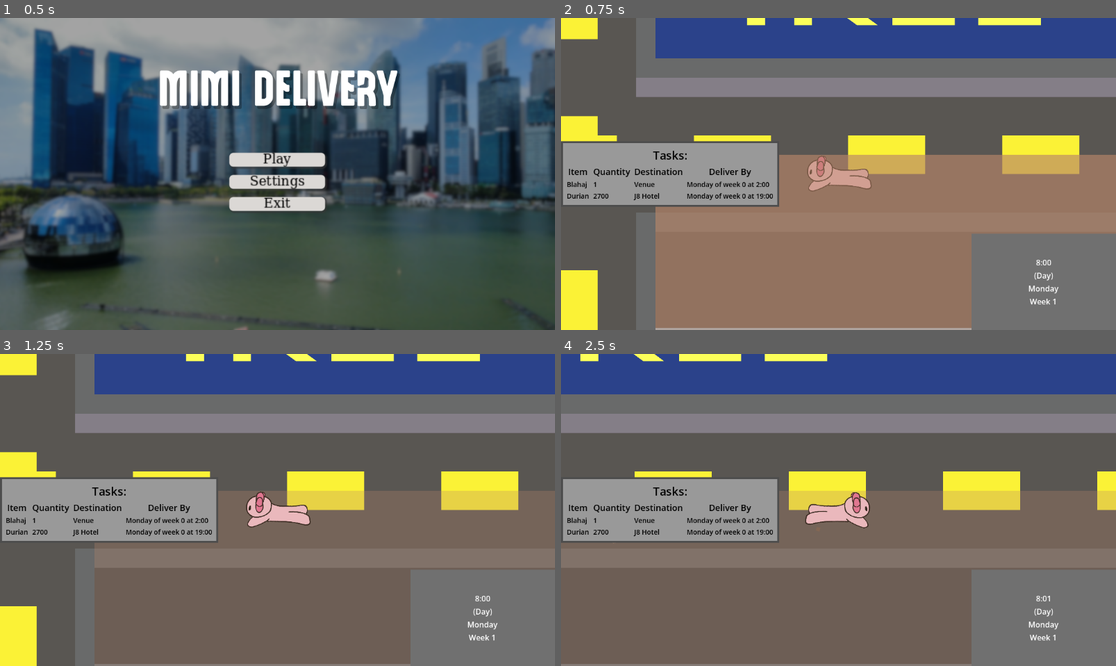
Above: before the commit, frames 1-4 (two rows, left to right).
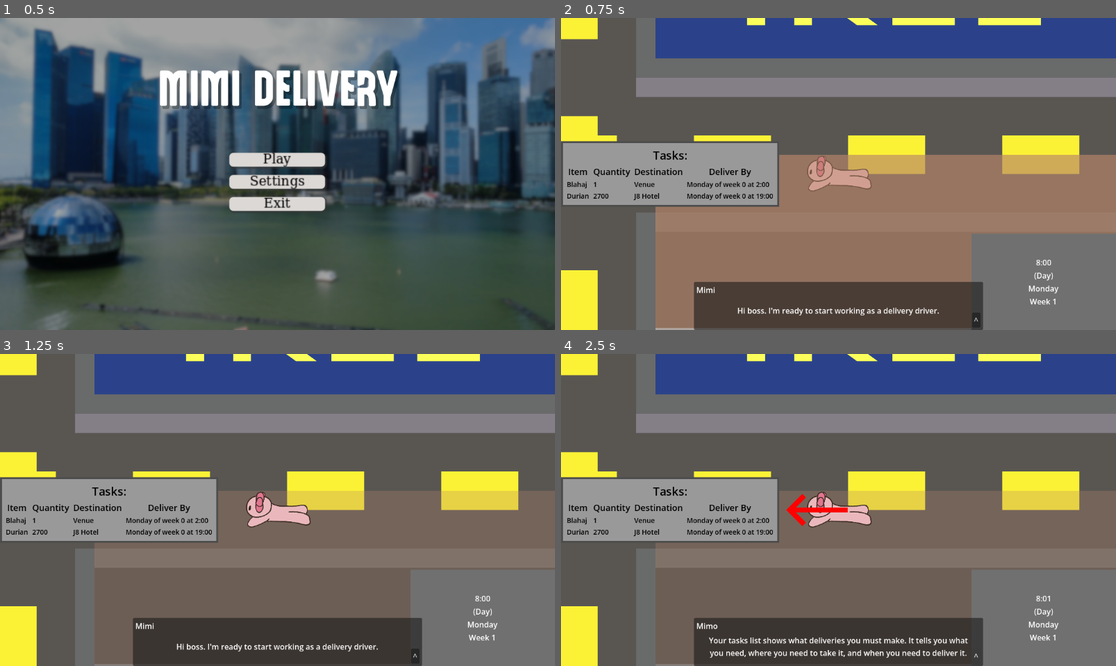
Above: after the commit, the same moments.

Repository: Glitch752/mimiDelivery
Game: Godot game, scene res://scenes/Menu.tscn
Same seed, same stepped clock (60 frames per second), same inputs: the game is played once before the commit and once after it.
Inputs (mouse positions are in pixels of both pictures, inside the frame that each line leads up to):
- Up to frame 1 (0.5 s): no input
- Up to frame 2 (0.75 s): click "Play" at 0.5 s
- Up to frame 3 (1.25 s): no input
- Up to frame 4 (2.5 s): click (977, 656) at 1.25 s, where only the run after the commit has a clickable "^"; tap Enter (next, bound only after the commit) at 2 s; hold D (right) from 2.03 s (still down); hold Enter (next, bound only after the commit) from 2.03 s (still down)

Frame 1 is identical in both runs. In frame 2, 8.0% of the frame differs, in the area x 23-77%, y 84-100%; in frame 3, 7.9%; in frame 4, 22%, in the area x 0-100%, y 0-100%.

Commit message:
Add More Dialogue
Expanded the dialogue, added it to the UI overlay, added tutorial elements to the intro dialogue

Diff:
--- a/dialogue.gd
+++ b/dialogue.gd
@@ -4,10 +4,15 @@
 @export var speaker: String
 @export var speach: String
 @export var next_dialogue: Dialogue
+@export var highlight_tasks: bool
+@export var highlight_time: bool
 
 
 func _init(p_speaker: String = "", p_speach: String = "",
-		p_next_dialogue: Dialogue = null) -> void:
+		p_next_dialogue: Dialogue = null, p_highlight_tasks: bool = false,
+		p_highlight_time: bool = false) -> void:
 	speaker = p_speaker
 	speach = p_speach
 	next_dialogue = p_next_dialogue
+	highlight_tasks = p_highlight_tasks
+	highlight_time = p_highlight_time
--- /dev/null
+++ b/dialogues/fifth_dialogue.tres
@@ -0,0 +1,12 @@
+[gd_resource type="Resource" script_class="Dialogue" format=3 uid="uid://8l8yhkihf7xc"]
+
+[ext_resource type="Script" uid="uid://55o782g00u5n" path="res://dialogue.gd" id="1_7546n"]
+[ext_resource type="Resource" uid="uid://dujb6ddjlcb3j" path="res://dialogues/sixth_dialogue.tres" id="1_l3heh"]
+
+[resource]
+script = ExtResource("1_7546n")
+speaker = "Mimo"
+speach = "Your tasks list shows what deliveries you must make. It tells you what you need, where you need to take it, and when you need to deliver it."
+next_dialogue = ExtResource("1_l3heh")
+highlight_tasks = true
+metadata/_custom_type_script = "uid://55o782g00u5n"
--- a/dialogues/first_dialogue.tres
+++ b/dialogues/first_dialogue.tres
@@ -6,6 +6,6 @@
 [resource]
 script = ExtResource("1_1ejnp")
 speaker = "Mimi"
-speach = "Hi boss.I'm ready to start working as a delivery driver"
+speach = "Hi boss. I'm ready to start working as a delivery driver."
 next_dialogue = ExtResource("1_vyp8q")
 metadata/_custom_type_script = "uid://55o782g00u5n"
--- /dev/null
+++ b/dialogues/fourth_dialogue.tres
@@ -0,0 +1,11 @@
+[gd_resource type="Resource" script_class="Dialogue" format=3 uid="uid://eh3hlounrg4o"]
+
+[ext_resource type="Script" uid="uid://55o782g00u5n" path="res://dialogue.gd" id="1_otcdb"]
+[ext_resource type="Resource" uid="uid://8l8yhkihf7xc" path="res://dialogues/fifth_dialogue.tres" id="1_ro2m0"]
+
+[resource]
+script = ExtResource("1_otcdb")
+speaker = "Mimo"
+speach = "Just remember to pay attention to what you need to be doing."
+next_dialogue = ExtResource("1_ro2m0")
+metadata/_custom_type_script = "uid://55o782g00u5n"
--- a/dialogues/second_dialogue.tres
+++ b/dialogues/second_dialogue.tres
@@ -1,9 +1,11 @@
 [gd_resource type="Resource" script_class="Dialogue" format=3 uid="uid://c72f35ejj1ygm"]
 
 [ext_resource type="Script" uid="uid://55o782g00u5n" path="res://dialogue.gd" id="1_0tke0"]
+[ext_resource type="Resource" uid="uid://bgw7dxv82uw3m" path="res://dialogues/third_dialogue.tres" id="1_35n0b"]
 
 [resource]
 script = ExtResource("1_0tke0")
 speaker = "Mimo"
-speach = "Great. You better get to work. If you can't make your deliveries on time, you'll be fired"
+speach = "Great. You better get to work. If you can't make your deliveries on time, you'll be fired."
+next_dialogue = ExtResource("1_35n0b")
 metadata/_custom_type_script = "uid://55o782g00u5n"
--- /dev/null
+++ b/dialogues/seventh_dialogue.tres
@@ -0,0 +1,9 @@
+[gd_resource type="Resource" script_class="Dialogue" format=3 uid="uid://d2yhmucn5ootx"]
+
+[ext_resource type="Script" uid="uid://55o782g00u5n" path="res://dialogue.gd" id="2_ivio4"]
+
+[resource]
+script = ExtResource("2_ivio4")
+speaker = "Mimi"
+speach = "I will not fail!"
+metadata/_custom_type_script = "uid://55o782g00u5n"
--- /dev/null
+++ b/dialogues/sixth_dialogue.tres
@@ -0,0 +1,12 @@
+[gd_resource type="Resource" script_class="Dialogue" format=3 uid="uid://dujb6ddjlcb3j"]
+
+[ext_resource type="Resource" uid="uid://d2yhmucn5ootx" path="res://dialogues/seventh_dialogue.tres" id="1_7dpdo"]
+[ext_resource type="Script" uid="uid://55o782g00u5n" path="res://dialogue.gd" id="1_74na5"]
+
+[resource]
+script = ExtResource("1_74na5")
+speaker = "Mimo"
+speach = "You need to pay attention to the time to know how long you have to complete your deliveries."
+next_dialogue = ExtResource("1_7dpdo")
+highlight_time = true
+metadata/_custom_type_script = "uid://55o782g00u5n"
--- /dev/null
+++ b/dialogues/third_dialogue.tres
@@ -0,0 +1,11 @@
+[gd_resource type="Resource" script_class="Dialogue" format=3 uid="uid://bgw7dxv82uw3m"]
+
+[ext_resource type="Resource" uid="uid://eh3hlounrg4o" path="res://dialogues/fourth_dialogue.tres" id="1_71npj"]
+[ext_resource type="Script" uid="uid://55o782g00u5n" path="res://dialogue.gd" id="1_eho33"]
+
+[resource]
+script = ExtResource("1_eho33")
+speaker = "Mimi"
+speach = "I won't let you down!"
+next_dialogue = ExtResource("1_71npj")
+metadata/_custom_type_script = "uid://55o782g00u5n"
--- a/project.godot
+++ b/project.godot
@@ -78,6 +78,11 @@
 "events": [Object(InputEventKey,"resource_local_to_scene":false,"resource_name":"","device":-1,"window_id":0,"alt_press …(192 unchanged characters)…
 ]
 }
+next={
+"deadzone": 0.2,
+"events": [Object(InputEventKey,"resource_local_to_scene":false,"resource_name":"","device":-1,"window_id":0,"alt_pressed":false,"shift_pressed":false,"ctrl_pressed":false,"meta_pressed":false,"pressed":false,"keycode":0,"physical_keycode":0,"key_label":4194309,"unicode":0,"location":0,"echo":false,"script":null)
+]
+}
 
 [physics]
 
--- a/scenes/intro.tscn
+++ b/scenes/intro.tscn
@@ -1,6 +1,6 @@
 [gd_scene format=3 uid="uid://dx2pp7a303jmf"]
 
-[ext_resource type="Script" uid="uid://behesbyjhese8" path="res://scenes/intro.gd" id="1_ioskq"]
+[ext_resource type="Script" uid="uid://behesbyjhese8" path="res://scripts/intro.gd" id="1_ioskq"]
 [ext_resource type="Resource" uid="uid://ddf7fcxvrcfa8" path="res://dialogues/first_dialogue.tres" id="2_yjqpq"]
 
 [node name="Intro" type="Control" unique_id=1368636052 node_paths=PackedStringArray("speaker_label", "speach_label", "next_button")]
--- a/scenes/mainCharacter.tscn
+++ b/scenes/mainCharacter.tscn
@@ -6,6 +6,7 @@
 [ext_resource type="PackedScene" uid="uid://c6isidgrp4hl7" path="res://scenes/time_display.tscn" id="4_gff5m"]
 [ext_resource type="Texture2D" uid="uid://bs12ci2q1u0gt" path="res://art/mimi/up.png" id="4_jaax5"]
 [ext_resource type="PackedScene" uid="uid://dloew7jw5ysj0" path="res://scenes/tasks_panel.tscn" id="5_nthm3"]
+[ext_resource type="PackedScene" uid="uid://dx2pp7a303jmf" path="res://scenes/intro.tscn" id="7_x5162"]
 
 [sub_resource type="Gradient" id="Gradient_kwwav"]
 colors = PackedColorArray(0.42, 0.34145996, 0.28139997, 1, 0.53, 0.5198417, 0.5035, 1)
@@ -71,6 +72,7 @@
 particles = NodePath("GPUParticles2D")
 
 [node name="GPUParticles2D" type="GPUParticles2D" parent="Player" unique_id=1934129415]
+emitting = false
 process_material = SubResource("ParticleProcessMaterial_jaax5")
 
 [node name="Sprite2D" type="AnimatedSprite2D" parent="Player" unique_id=1838044837]
@@ -94,9 +96,26 @@
 grow_horizontal = 2
 grow_vertical = 2
 
+[node name="TimeDisplay" parent="Player/Camera2D/CanvasLayer/UIOverlay" unique_id=108378729 node_paths=PackedStringArray("day_night_filter_parent") instance=ExtResource("4_gff5m")]
+layout_mode = 1
+day_night_filter_parent = NodePath("../../../../..")
+
 [node name="TasksPanel" parent="Player/Camera2D/CanvasLayer/UIOverlay" unique_id=463488195 instance=ExtResource("5_nthm3")]
 layout_mode = 1
 
-[node name="TimeDisplay" parent="Player/Camera2D/CanvasLayer/UIOverlay" unique_id=108378729 node_paths=PackedStringArray("day_night_filter_parent") instance=ExtResource("4_gff5m")]
+[node name="Intro" parent="Player/Camera2D/CanvasLayer/UIOverlay" unique_id=1368636052 node_paths=PackedStringArray("player", "tasks_arrow", "time_arrow") instance=ExtResource("7_x5162")]
 layout_mode = 1
-day_night_filter_parent = NodePath("../../../../..")
+player = NodePath("../../../..")
+tasks_arrow = NodePath("../TasksArrow")
+time_arrow = NodePath("../TimeArrow")
+
+[node name="TasksArrow" type="Line2D" parent="Player/Camera2D/CanvasLayer/UIOverlay" unique_id=106911652]
+position = Vector2(95, 4)
+points = PackedVector2Array(380, 320, 410, 290, 380, 320, 410, 350, 380, 320, 500, 320)
+default_color = Color(1, 0, 0, 1)
+
+[node name="TimeArrow" type="Line2D" parent="Player/Camera2D/CanvasLayer/UIOverlay" unique_id=377885905]
+position = Vector2(1209, 176)
+scale = Vector2(-1, 1)
+points = PackedVector2Array(380, 320, 410, 290, 380, 320, 410, 350, 380, 320, 500, 320)
+default_color = Color(1, 0, 0, 1)
--- a/scenes/intro.gd
+++ b/scripts/intro.gd
@@ -1,5 +1,9 @@
 class_name Intro
 extends Control
+
+@export var player: Player
+@export var tasks_arrow: Line2D
+@export var time_arrow: Line2D
 
 @export var speaker_label: Label
 @export var speach_label: Label
@@ -13,15 +17,28 @@
 	_display_dialogue()
 
 
+func _unhandled_input(event: InputEvent) -> void:
+	if event.is_action_pressed("next"):
+		_next_dialogue()
+
+
 func _next_dialogue() -> void:
 	if current_dialogue.next_dialogue:
 		current_dialogue = current_dialogue.next_dialogue
 		_display_dialogue()
 	else:
-		# TODO: Make this close the dialogue menu
-		pass
+		hide()
+		player.in_intro = false
 
 
 func _display_dialogue() -> void:
 	speaker_label.text = current_dialogue.speaker
 	speach_label.text = current_dialogue.speach
+
+	tasks_arrow.hide()
+	time_arrow.hide()
+
+	if current_dialogue.highlight_tasks:
+		tasks_arrow.show()
+	if current_dialogue.highlight_time:
+		time_arrow.show()
--- a/scripts/player.gd
+++ b/scripts/player.gd
@@ -1,3 +1,4 @@
+class_name Player
 extends CharacterBody2D
 
 const SPEED = 50.0
@@ -5,8 +6,13 @@
 
 @export var particles: GPUParticles2D
 
+var in_intro: bool = true
+
 
 func _physics_process(delta: float) -> void:
+	if in_intro:
+		return
+
 	var directionX := Input.get_axis("left","right")
 	var directionY := Input.get_axis("up","down")
 	if directionX:
@@ -45,11 +51,11 @@
 		$Sprite2D.animation = direction_animations[nearest_dir]
 
 	if velocity != Vector2(0, 0):
-		particles.amount_ratio = 1
+		particles.emitting = true
 		var particle_material: ParticleProcessMaterial = particles.process_material
 		particle_material.gravity = -Vector3(velocity.x, velocity.y, 0) * 0.8
 		particle_material.gravity += Vector3(0, 12, 0)
 	else:
-		particles.amount_ratio = 0
+		particles.emitting = false
 
 	move_and_slide()
Renamed: scenes/intro.gd.uid -> scripts/intro.gd.uid
